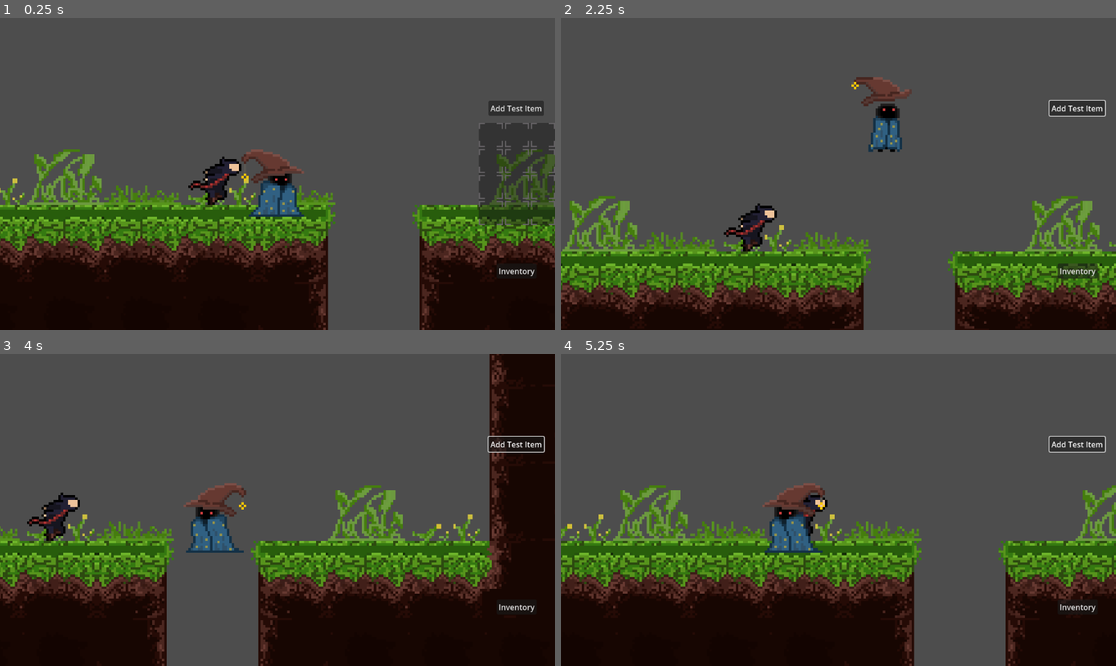
Above: before the commit, frames 1-4 (two rows, left to right).
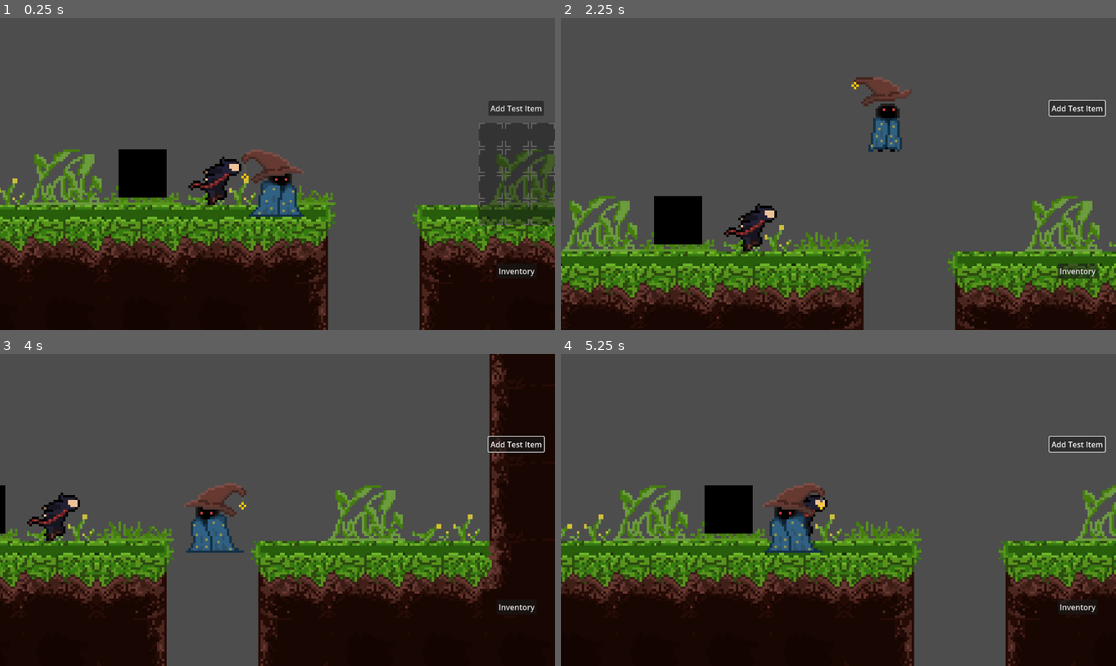
Above: after the commit, the same moments.

Repository: MRobinson12/BroyGames
Game: Godot game, scene res://Scenes/inventory_test_scene.tscn
Two runs of this game, one before a commit and one after it. Both use one fixed random seed, a clock stepped at 60 frames per second and the inputs below. This scene is started directly instead of the project's main scene.
Inputs (mouse positions are in pixels of both pictures, inside the frame that each line leads up to):
- Up to frame 1 (0.25 s): no input
- Up to frame 2 (2.25 s): click "Inventory" at 0.5 s; click "Add Test Item" at 1.25 s; tap Enter (ui_accept) at 2 s; move the mouse to (810, 236) at 2.02 s; hold D (ui_right) from 2.03 s (still down); click (810, 236) at 2.17 s
- Up to frame 3 (4 s): tap Enter (ui_accept) at 2.27 s; release D (ui_right) at 2.75 s; drag from (444, 556) to (249, 572) at 2.77 s; move the mouse to (111, 463) at 3.52 s; hold A (ui_left) from 3.53 s (still down)
- Up to frame 4 (5.25 s): release A (ui_left) at 4.25 s; drag from (866, 510) to (672, 463) at 4.27 s; move the mouse to (755, 432) at 5.02 s; hold A (ui_left) from 5.03 s (still down)

The runs differ from the first frame. In frame 1, 1.4% of the frame differs, in the area x 21-31%, y 42-58%; in frame 2, 1.3%; in frame 3, 0.2%; in frame 4, 1.3%.

Commit message:
Basic item pickup

Diff:
--- a/Data/Items/test_item.tres
+++ b/Data/Items/test_item.tres
@@ -1,11 +1,9 @@
-[gd_resource type="Resource" script_class="Item" load_steps=4 format=3 uid="uid://dacpqa3q3k54o"]
+[gd_resource type="Resource" script_class="Item" load_steps=3 format=3 uid="uid://dacpqa3q3k54o"]
 
 [ext_resource type="Texture2D" uid="uid://dct3awbtp2n20" path="res://Assets/Icons/test_item.png" id="1_dlqvt"]
-[ext_resource type="PackedScene" uid="uid://mngtw7obwrtl" path="res://Scenes/Items/test_item.tscn" id="2_htqbv"]
 [ext_resource type="Script" path="res://Scripts/Inventory/item.gd" id="3_q0lv6"]
 
 [resource]
 script = ExtResource("3_q0lv6")
 name = "Test"
-scene = ExtResource("2_htqbv")
 icon = ExtResource("1_dlqvt")
--- a/Scenes/Items/test_item.tscn
+++ /dev/null
@@ -1,14 +0,0 @@
-[gd_scene load_steps=3 format=3 uid="uid://mngtw7obwrtl"]
-
-[ext_resource type="Texture2D" uid="uid://dct3awbtp2n20" path="res://Assets/Icons/test_item.png" id="1_ih4o2"]
-
-[sub_resource type="CircleShape2D" id="CircleShape2D_43c6c"]
-radius = 48.3735
-
-[node name="RigidBody2D" type="RigidBody2D"]
-
-[node name="Sprite2D" type="Sprite2D" parent="."]
-texture = ExtResource("1_ih4o2")
-
-[node name="CollisionShape2D" type="CollisionShape2D" parent="."]
-shape = SubResource("CircleShape2D_43c6c")
--- /dev/null
+++ b/Scenes/Pickups/test_item.tscn
@@ -0,0 +1,20 @@
+[gd_scene load_steps=5 format=3 uid="uid://drapbkylk73vs"]
+
+[ext_resource type="Script" path="res://Scripts/pickup.gd" id="1_330uh"]
+[ext_resource type="Texture2D" uid="uid://dct3awbtp2n20" path="res://Assets/Icons/test_item.png" id="2_4aq4b"]
+[ext_resource type="Resource" uid="uid://dacpqa3q3k54o" path="res://Data/Items/test_item.tres" id="2_p8cts"]
+
+[sub_resource type="RectangleShape2D" id="RectangleShape2D_e7r64"]
+
+[node name="Area2D" type="Area2D"]
+script = ExtResource("1_330uh")
+item = ExtResource("2_p8cts")
+
+[node name="CollisionShape2D" type="CollisionShape2D" parent="."]
+shape = SubResource("RectangleShape2D_e7r64")
+
+[node name="Sprite2D" type="Sprite2D" parent="."]
+scale = Vector2(0.2, 0.2)
+texture = ExtResource("2_4aq4b")
+
+[connection signal="body_entered" from="." to="." method="_on_body_entered"]
--- a/Scenes/inventory_test_scene.tscn
+++ b/Scenes/inventory_test_scene.tscn
@@ -1,10 +1,11 @@
-[gd_scene load_steps=7 format=3 uid="uid://cc7hx6tru28vq"]
+[gd_scene load_steps=8 format=3 uid="uid://cc7hx6tru28vq"]
 
 [ext_resource type="PackedScene" uid="uid://bfl4mpbg12kf7" path="res://Scenes/player.tscn" id="1_rsk4x"]
 [ext_resource type="Texture2D" uid="uid://c5jwpwlkhstmg" path="res://Assets/TestMap.png" id="2_dxwup"]
 [ext_resource type="Script" path="res://Scripts/ui.gd" id="3_g8dtu"]
 [ext_resource type="PackedScene" uid="uid://cg6nbrcghq5kp" path="res://Scenes/UI/inventory_scene.tscn" id="4_48blj"]
 [ext_resource type="Script" path="res://Scenes/add_item.gd" id="5_mky20"]
+[ext_resource type="PackedScene" uid="uid://drapbkylk73vs" path="res://Scenes/Pickups/test_item.tscn" id="6_iq4cb"]
 
 [sub_resource type="RectangleShape2D" id="RectangleShape2D_esmq6"]
 size = Vector2(1907, 59)
@@ -57,5 +58,8 @@
 text = "Add Test Item"
 script = ExtResource("5_mky20")
 
+[node name="Area2D" parent="." instance=ExtResource("6_iq4cb")]
+position = Vector2(-56, -5)
+
 [connection signal="pressed" from="UI/Toggle Inventory" to="UI" method="_on_toggle_inventory_pressed"]
 [connection signal="pressed" from="UI/AddItem" to="UI/AddItem" method="_on_pressed"]
--- a/Scripts/Inventory/inventory.gd
+++ b/Scripts/Inventory/inventory.gd
@@ -5,7 +5,6 @@
 var inventory_size = 12
 
 func _init():
-	print("test")
 	null_item = load("res://Data/Items/null_item.tres")
 
 	contents.resize(inventory_size)
--- a/Scripts/Inventory/item.gd
+++ b/Scripts/Inventory/item.gd
@@ -2,5 +2,4 @@
 extends Resource
 
 @export var name : String
-@export var scene : PackedScene
 @export var icon : Texture2D
--- /dev/null
+++ b/Scripts/pickup.gd
@@ -0,0 +1,9 @@
+extends Area2D
+
+@export var item : Item
+
+func _on_body_entered(body: Node2D) -> void:
+	print("Test")
+	if body.has_method("pickup_item"):
+		body.pickup_item(item)
+	queue_free()
--- a/Scripts/player.gd
+++ b/Scripts/player.gd
@@ -8,7 +8,6 @@
 # Get the gravity from the project settings to be synced with RigidBody nodes.
 var gravity = ProjectSettings.get_setting("physics/2d/default_gravity")
 var selected_object: RigidBody2D = null
-@onready var player = get_node("/root/TestScene/Player")
 
 enum State {
 	IDLE,
@@ -24,6 +23,9 @@
 func _ready():
 	$AnimatedSprite2D.play("idle")
 	$AnimatedSprite2D.animation_finished.connect(_on_landing_animation_finished)
+
+func pickup_item(item : Item):
+	GlobalData.inventory.add_item(item)
 
 func _physics_process(delta):
 	var mouse_position = get_global_mouse_position()
Not shown: 1 places in Scenes/test_scene.tscn that only renumber resources
